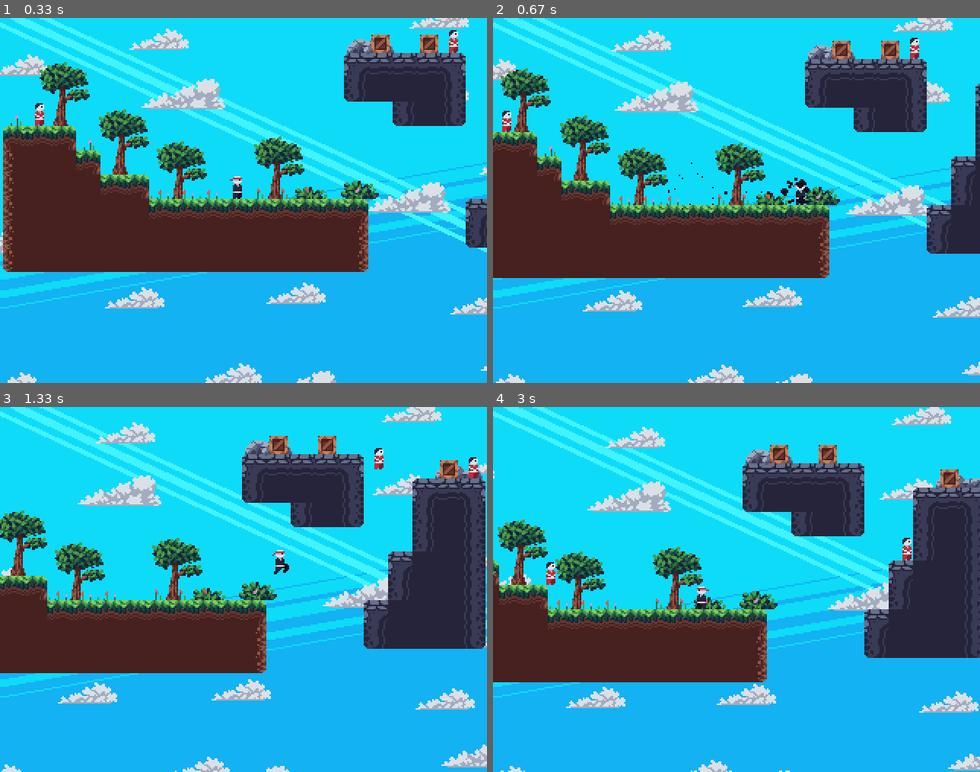
Above: before the commit, frames 1-4 (two rows, left to right).
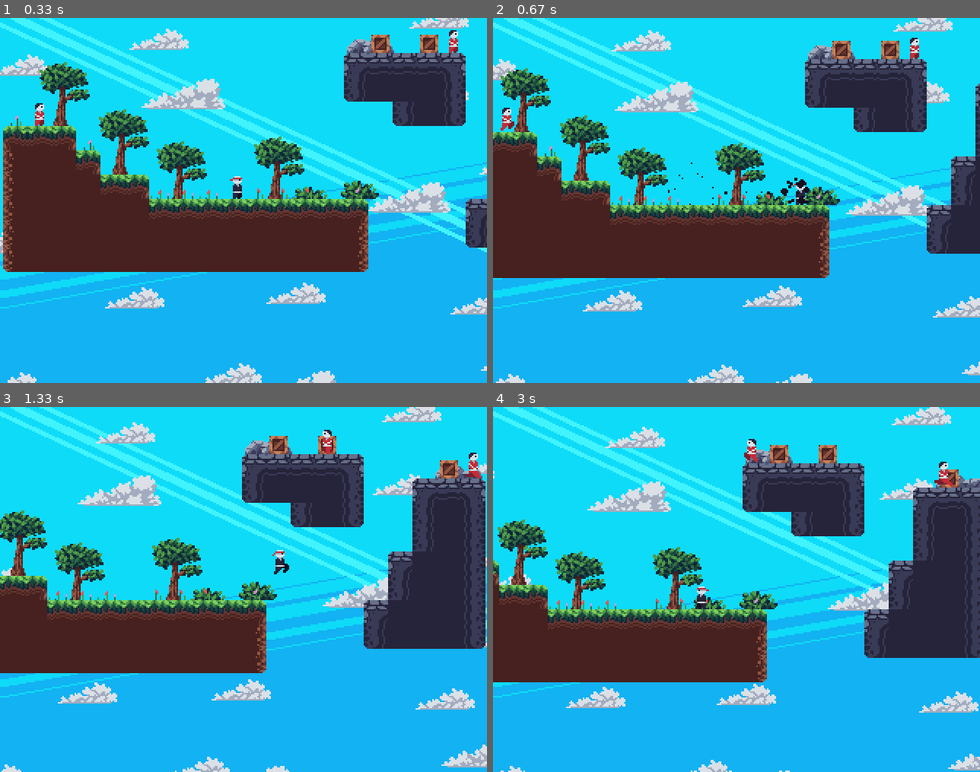
Above: after the commit, the same moments.

Repository: Leovalcante/pygame-platformer
Game: pygame game, started from game.py
The game is run twice, just before and just after one commit, with the same random seed, the same clock (stepped at 60 frames per second) and the same inputs.
Inputs:
- Up to frame 1 (0.33 s): no input
- Up to frame 2 (0.67 s): tap X at 0.33 s
- Up to frame 3 (1.33 s): hold Right 0.67-1.13 s; hold Up from 1.17 s (still down)
- Up to frame 4 (3 s): release Up at 1.47 s; hold Right 1.5-1.97 s; hold Left 2-2.53 s; hold Left 2.57-2.97 s

Frame 1 is identical in both runs. In frame 2, 0.1% of the frame differs, in the area x 1-5%, y 24-32%; in frame 3, 0.3%; in frame 4, 0.5%, in the area x 10-95%, y 8-49%.

Commit message:
don't let ai commit suicide

Diff:
--- a/scripts/entities.py
+++ b/scripts/entities.py
@@ -210,12 +210,26 @@
             movement = (0, 0)
 
         if self.walking:
-            movement = (movement[0] - 0.5 if self.flip else 0.5, movement[1])
+            if tilemap.solid_check(
+                (self.rect().centerx + (-7 if self.flip else 7), self.pos[1] + 23)
+            ):
+                if self.collision["right"] or self.collision["left"]:
+                    self.flip ^= True
+                else:
+                    movement = (movement[0] - 0.5 if self.flip else 0.5, movement[1])
+            else:
+                self.flip ^= True
             self.walking = max(self.walking - 0.1, 0)
+
         elif random.random() < 0.01:
             self.walking = random.randint(30, 120)  # number of frames walking
 
         super().update(tilemap, movement)
+
+        if movement[0] != 0:
+            self.set_action("run")
+        else:
+            self.set_action("idle")
 
     def render(self, surf, offset=None):
         if offset is None:
--- a/scripts/tilemap.py
+++ b/scripts/tilemap.py
@@ -144,3 +144,11 @@
             neighbours = tuple(sorted(neighbours))
             if tile["type"] in AUTOTILE_TYPES and neighbours in AUTOTILE_MAP:
                 tile["variant"] = AUTOTILE_MAP[neighbours]
+
+    def solid_check(self, pos):
+        x = int(pos[0] // self.tile_size)
+        y = int(pos[1] // self.tile_size)
+        tile_loc = f"{x};{y}"
+        if tile_loc in self.tilemap:
+            if self.tilemap[tile_loc]["type"] in PHYSICS_TILES:
+                return self.tilemap[tile_loc]
